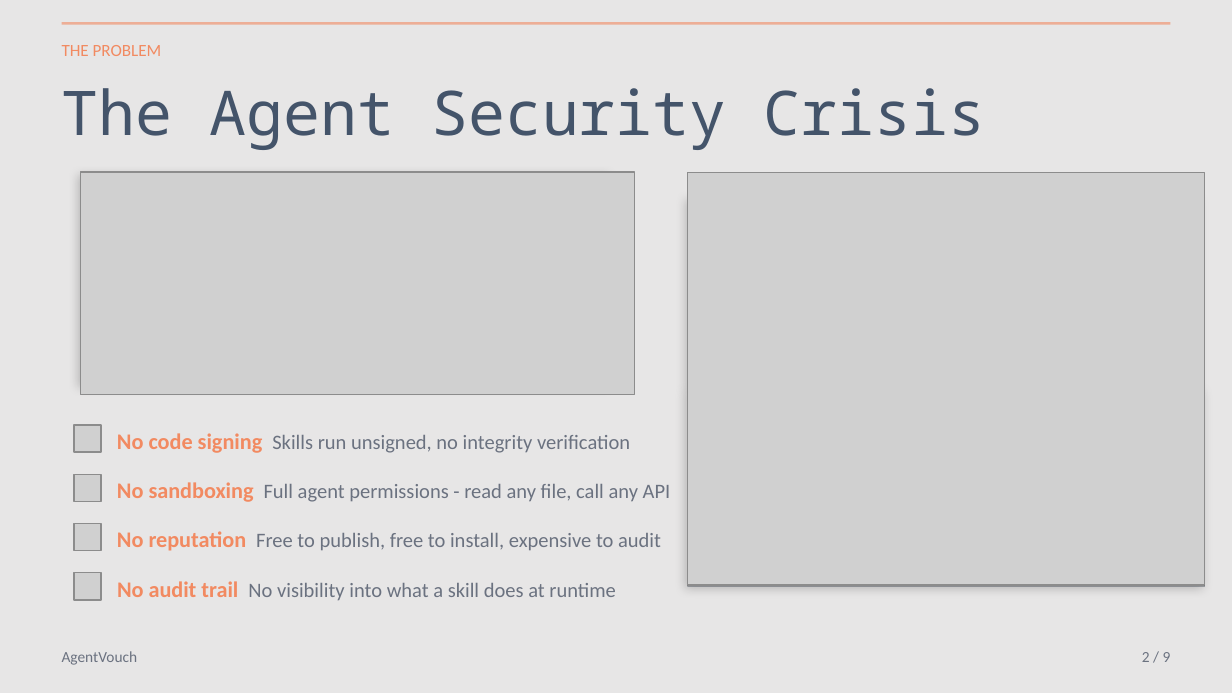
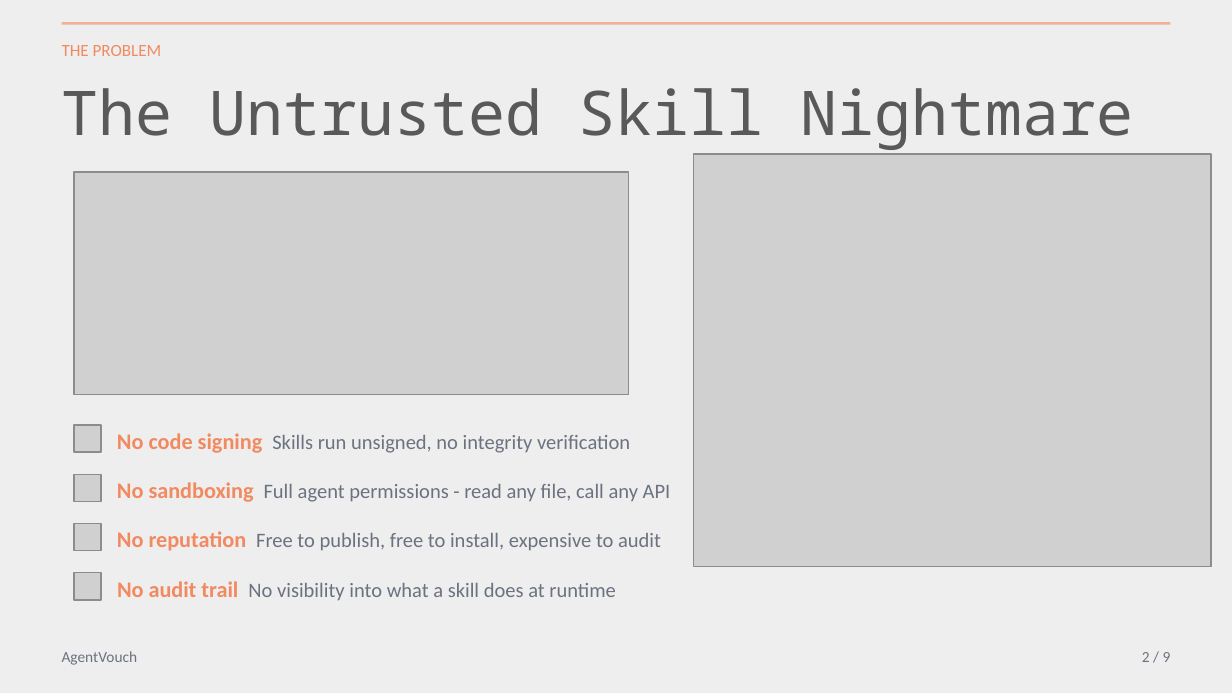
Before and after one commit to dirtybits/agent-reputation-oracle, a slide deck: slide 4 of pitch/AgentVouch_walkthrough.pptx (slide 5 before the commit). Drawn at 1232x693 pixels with LibreOffice and Linux fonts; fonts in the diff are those of the drawing; grey boxes stand for pictures. Boxes give left, top, right and bottom in pixels: in the first picture for what was removed or moved away, otherwise in the second. Text is boxed around its words. In the diff, an @@ line names an element or a change of style, - is before the commit and + after.

```diff
--- a/pitch/AgentVouch_walkthrough.pptx
+++ b/pitch/AgentVouch_walkthrough.pptx
@@ background #E7E6E6 to #EEEEEE @@
@@ text at (62,88,1134,150): text changed; text colour #44546A to #595959 @@
-The Agent Security Crisis
+The Untrusted Skill Nightmare
@@ picture: place and size @@
-picture at (80,172,634,395)
+picture at (74,172,628,395)
@@ rectangle removed at (80,172,610,386) @@
@@ picture: place and size @@
-picture at (687,172,1205,585)
+picture at (694,154,1211,567)
@@ rectangle removed at (687,197,1201,388) @@
@@ rectangle removed at (687,389,1205,586) @@
```
Also in this commit, not shown: 13 other slides changed, 3 slides added, 3 slides removed, 1 other file.
